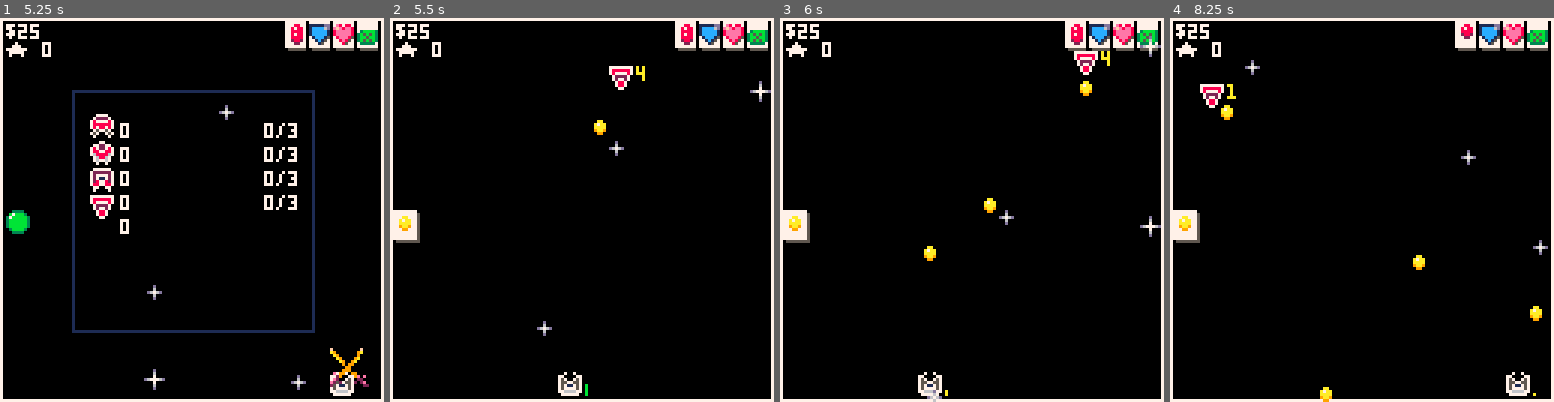
Above: before the commit, frames 1-4 (left to right).
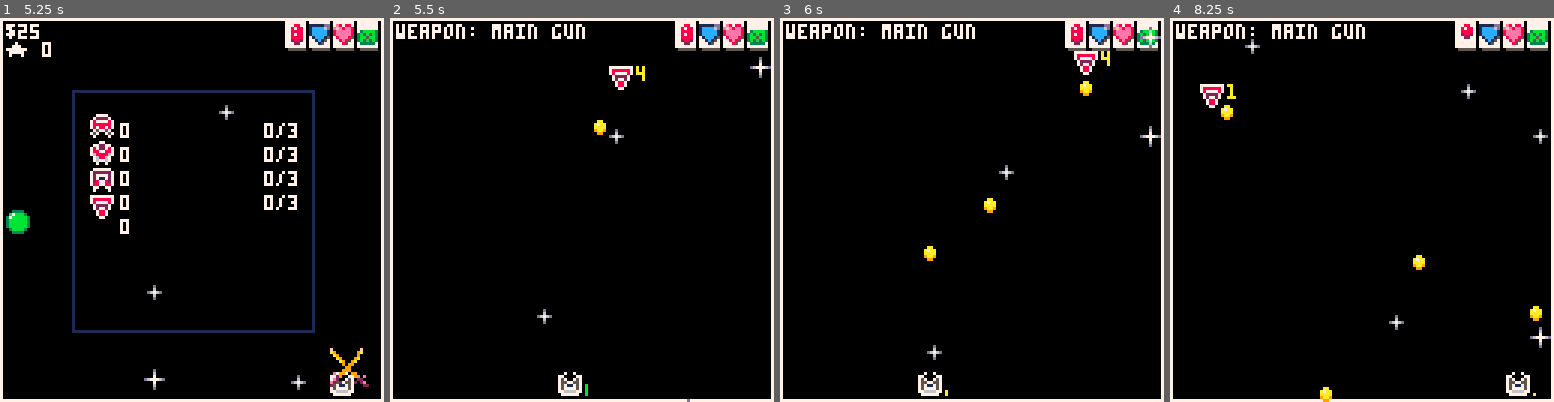
Above: after the commit, the same moments.

Repository: NinetiesPaul/Orion-s-Defender
Game: PICO-8 cartridge orionsdefender.p8
Same seed, same stepped clock (60 frames per second), same inputs: the game is played once before the commit and once after it.
Inputs:
- Up to frame 1 (5.25 s): tap X (X key) at 0.33, 1.07, 1.85, 2.97, 4.08, 5.2 s; tap O (Z key) at 0.7, 1.7, 2.1, 2.5, 2.9, 3.3, 3.7, 4.1, 4.5, 4.9 s; hold Right 1.6-2.1 s; hold Up 2.15-2.42 s; hold Right 2.47-3.03 s; hold Left 3.08-3.58 s; hold Down 3.63-3.97 s; hold Right 4.02-4.68 s; hold Up 4.73-5.03 s; hold Left from 5.08 s (still down)
- Up to frame 2 (5.5 s): keep holding Left; tap O (Z key) at 5.3 s
- Up to frame 3 (6 s): release Left at 5.68 s; tap O (Z key) at 5.7 s; hold Down from 5.73 s (still down)
- Up to frame 4 (8.25 s): release Down at 6.03 s; hold Right 6.08-6.58 s; tap O (Z key) every 0.4 s from 6.1 to 8.1 s; tap X (X key) at 6.32, 7.43 s; hold Right 6.63-7.13 s; hold Up 7.18-7.45 s; hold Right 7.5-8.07 s; hold Left from 8.12 s (still down)

Frame 1 is identical in both runs. In frame 2, 1.8% of the frame differs, in the area x 0-100%, y 1-100%; in frame 3, 2.0%; in frame 4, 2.0%.

Commit message:
ui changes

Diff:
--- a/orionsdefender.p8
+++ b/orionsdefender.p8
@@ -241,9 +241,9 @@
 function _draw()
 	cls()
 	rect(0,0,127,127,7)
+	if (current_view == 1 or current_view == 2 or current_view == 4) draw_ui()
 
 	if current_view == 1 then -- world
-		draw_ui()
 		draw_threat()
 		spr(ship_spr,ship_x,ship_y)
 		foreach(encounters, draw_encounter)
@@ -267,7 +267,6 @@
 	end
 
 	if current_view == 2 then -- battle
-		draw_ui()
 		draw_cooldown()
 		if (count(warnings) == 0) foreach(enemies, create_enemy_bullet)
 
@@ -289,7 +288,6 @@
 	end
 
 	if current_view == 4 then -- store
-		draw_ui()
 		destroy()
 
 		current_shop_item = shop_items[shop_selector]
@@ -480,7 +478,8 @@
 end
 
 function move_star(s)
-	s.y += (s.type == "far") and 1.5 or 3
+	divider = (current_view == 2) and 0.5 or 1
+	s.y += (s.type == "far") and 1.5 * divider or 3 * divider
 
 	if s.y >= 128 then
 		del(stars,s)
@@ -703,17 +702,17 @@
 end
 
 function draw_ui()
+	if current_view == 2 then
+		current_weapon = (missile_mode) and "missile" or "main gun"
+		print("weapon: " .. current_weapon, 2, 2)
+	end
+
+	if current_view != 2 then
+		print("$" .. scraps,2,2)
+		if (current_view != 4) print("★ " .. score,2,8, 7)
+	end
+
 	map(0,0,94,0,4,2)
-	print("$" .. scraps,2,2)
-	if (current_view != 4) print("★ " .. score,2,8, 7)
-
-	if current_view == 2 then
-		rectfill(2,65, 9, 74, 5)
-		rectfill(1,64, 8, 73, 7)
-		current_weapon = (missile_mode) and 016 or 001
-		spr(current_weapon, 1, 64)
-	end
-
 	if (armor > 0) spr(armor_spr,103,2)
 	spr(health_spr,111,2)
 	spr(fuel_spr,119,2)
